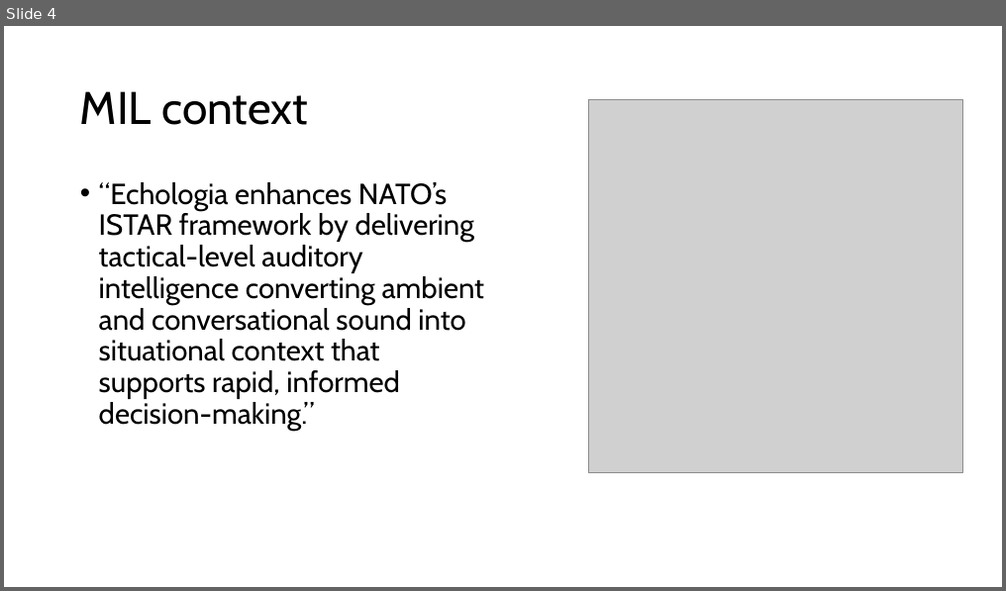
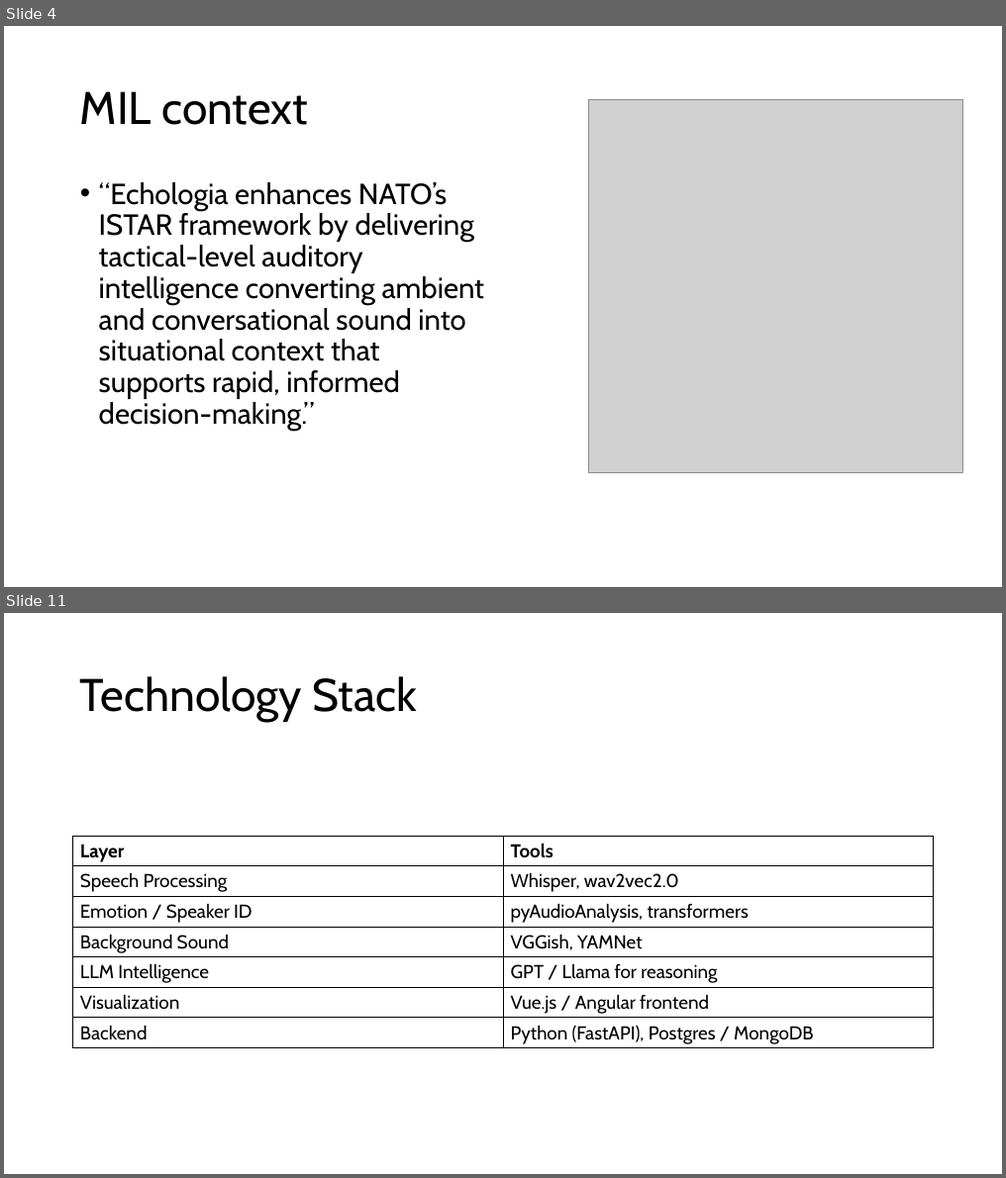
Before and after one commit to Larsters/echologia, a slide deck: resources/Presentation_EcoLogia.pptx. Shown one above the other, each under a label of ours: slide 4 before the commit, slides 4 and 11 after it; the slides between them are not shown. The pictures are 1006x591 and 1006x1178 pixels, drawn with LibreOffice and Linux fonts; fonts in the diff are those of the drawing; grey boxes stand for pictures. Boxes give left, top, right and bottom in pixels: in the first picture for what was removed or moved away, otherwise in the second. Text is boxed around its words. In the diff, an @@ line names an element or a change of style, - is before the commit and + after.

```diff
--- a/resources/Presentation_EcoLogia.pptx
+++ b/resources/Presentation_EcoLogia.pptx
@@ slide 11 added at [4, 613, 1002, 1174], background #FFFFFF @@
@@ title added at [80, 676, 418, 722], 44 pt, text #000000 @@
+Technology Stack
@@ table added at [73, 836, 934, 1049], 7 rows, 2 columns @@
+Layer | Tools
+Speech Processing | Whisper, wav2vec2.0
+Emotion / Speaker ID | pyAudioAnalysis, transformers
+Background Sound | VGGish, YAMNet
+LLM Intelligence | GPT / Llama for reasoning
+Visualization | Vue.js / Angular frontend
+Backend | Python (FastAPI), Postgres / MongoDB
```
Also in this commit, not shown: 1 slide changed, 9 other slides added, 2 other files.
